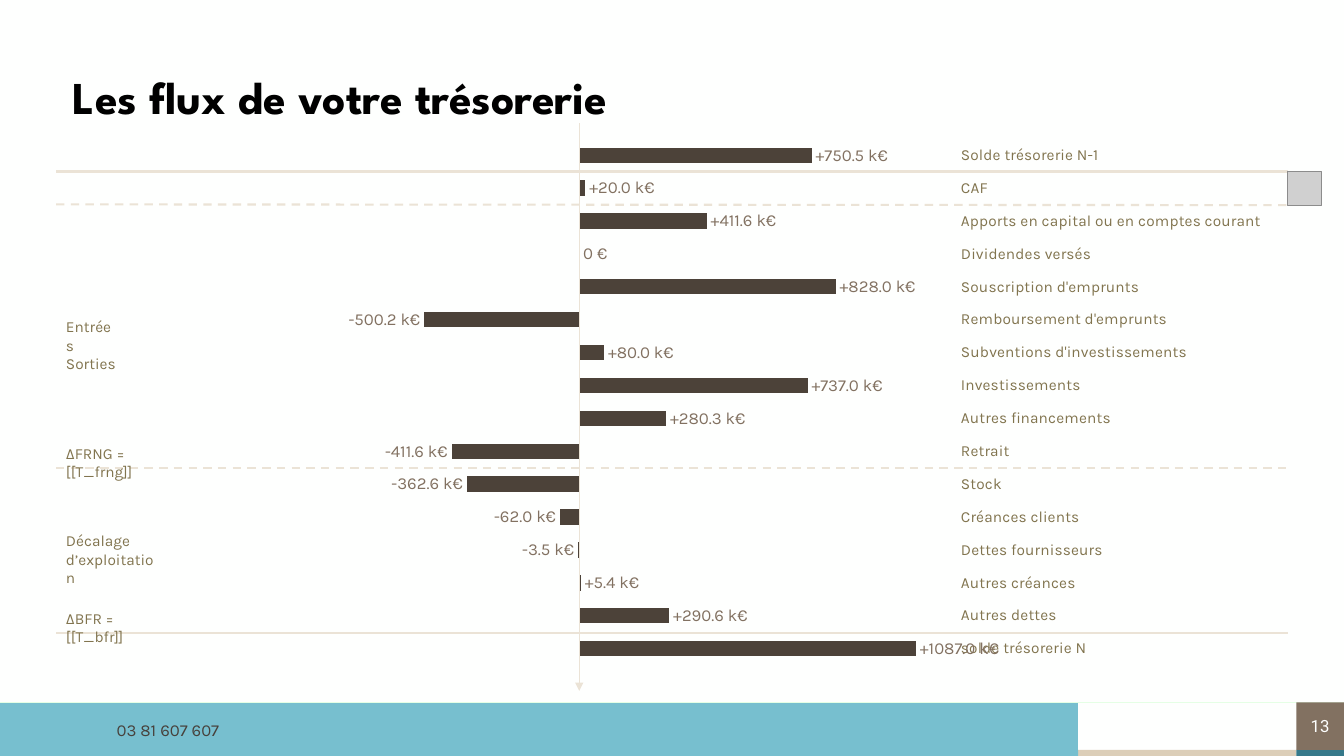
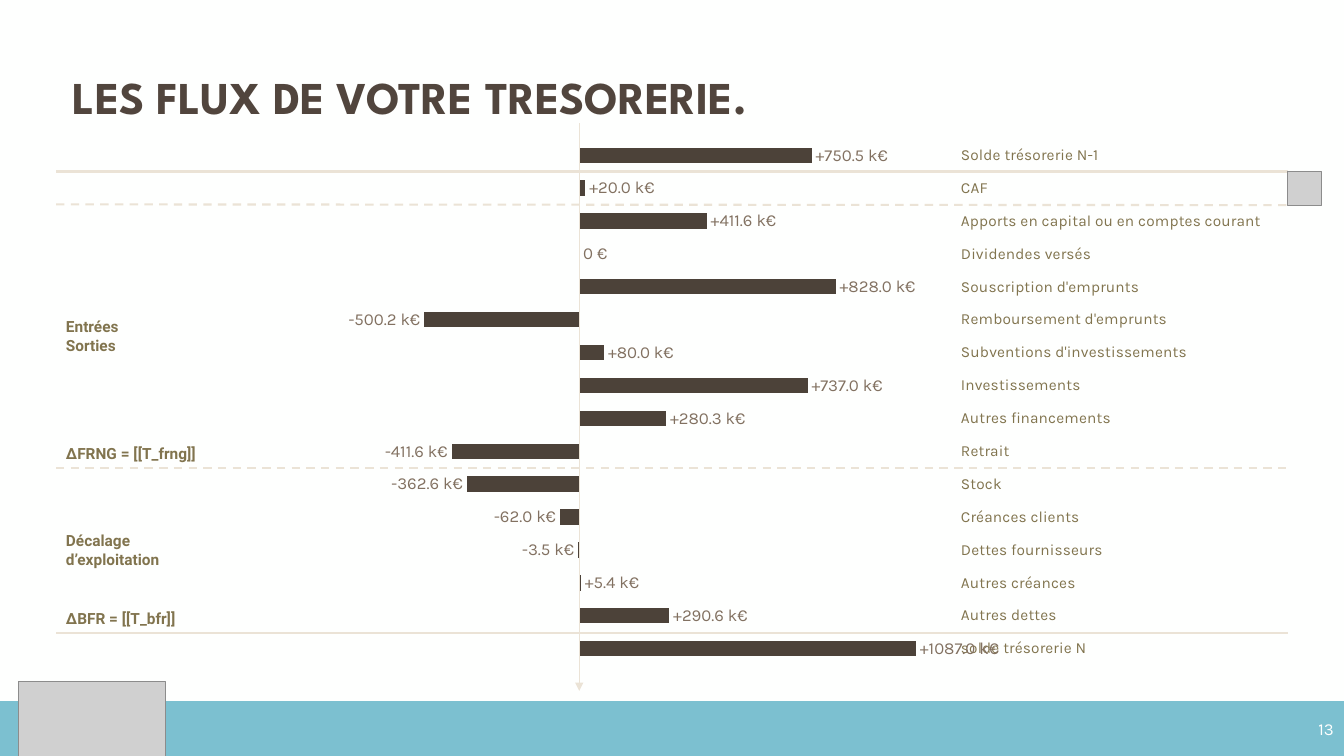
Before and after one commit to ldebouche/Projet1_lettre_fin_de_mission, a slide deck: slide 13 of backend/src/templates/modele_complet.pptm. Drawn at 1344x756 pixels with LibreOffice and Linux fonts; fonts in the diff are those of the drawing; grey boxes stand for pictures; background and template pictures are left out. Boxes give left, top, right and bottom in pixels: in the first picture for what was removed or moved away, otherwise in the second. Text is boxed around its words. In the diff, an @@ line names an element or a change of style, - is before the commit and + after.

```diff
--- a/backend/src/templates/modele_complet.pptm
+++ b/backend/src/templates/modele_complet.pptm
@@ text at box(73, 83, 747, 115): text changed; text colour #000000 to #51453D @@
-Les flux de votre trésorerie
+LES FLUX DE VOTRE TRESORERIE.
@@ font Karla to Roboto, bold on in 4 elements at box(66, 320, 119, 351), box(66, 534, 159, 568), box(66, 446, 195, 462), box(66, 611, 175, 627) @@
@@ picture added at box(19, 683, 166, 756) @@
@@ freeform shape removed at box(0, 703, 1078, 750) @@
@@ rectangle added at box(0, 703, 1344, 756), fill #7CC0D0, outline #7CC0D0 1.5 pt @@
@@ page number: place and size @@
-page number at box(1297, 703, 1344, 750)
+page number at box(1297, 703, 1344, 756)
@@ page number at box(1297, 703, 1344, 756): font Roboto to Karla; alignment centre to right; fill #827161 to #7CC0D0; outline none to #7CC0D0 0.75 pt @@
@@ text removed at box(117, 725, 219, 736) @@
-03 81 607 607
@@ rectangle removed at box(0, 750, 1079, 756) @@
@@ rectangle removed at box(1079, 750, 1298, 756) @@
@@ rectangle removed at box(1297, 750, 1344, 756) @@
```
Also in this commit, not shown: 19 other slides changed, 20 other files.
